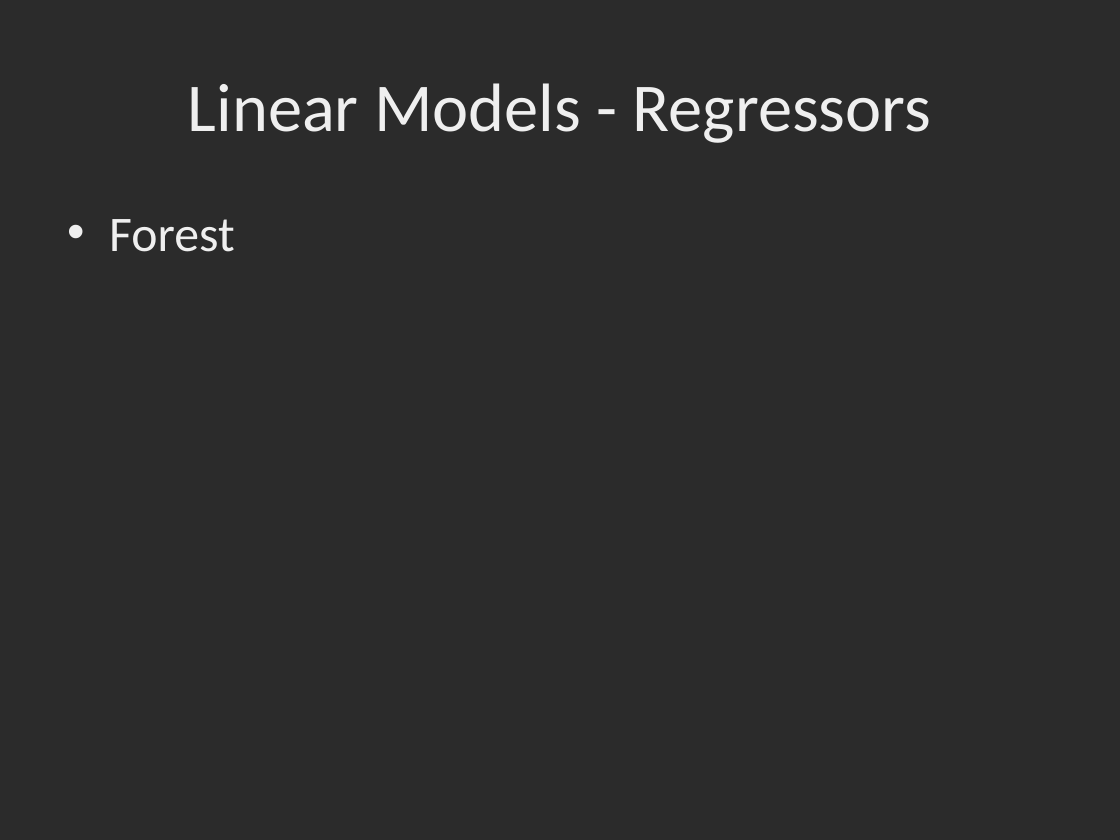
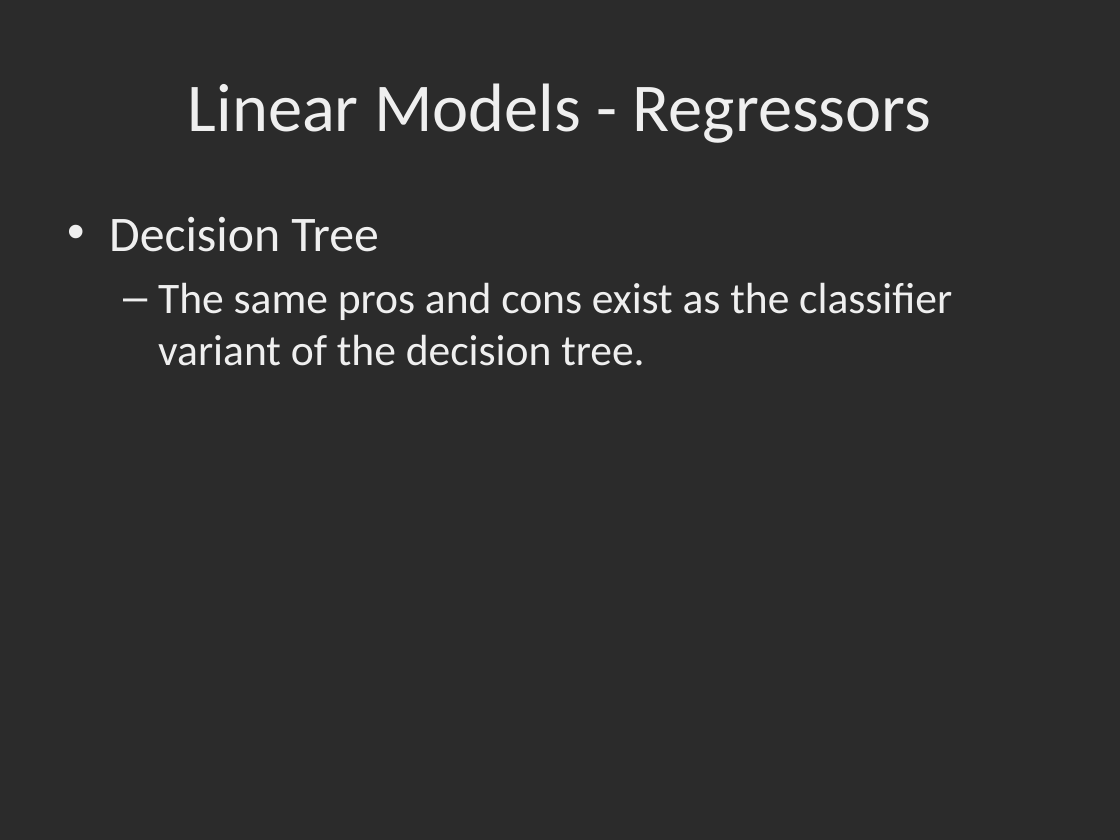
Before and after one commit to dbowmans46/PracticalProgramming, a slide deck: slide 87 of Session 7 - Python/Instructional Material/Session 7 - Python Brief Intro to Machine Learning with Scikit Learn.pptx (slide 82 before the commit). Drawn at 1120x840 pixels with LibreOffice and Linux fonts; fonts in the diff are those of the drawing; background and template pictures are left out; a plain dark background stands for a picture behind light text. Boxes give left, top, right and bottom in pixels: in the first picture for what was removed or moved away, otherwise in the second. Text is boxed around its words. In the diff, an @@ line names an element or a change of style, - is before the commit and + after.

Commit message:
Decision tree slides, ensemble slide skeleton.

```diff
--- a/Session 7 - Python/Instructional Material/Session 7 - Python Brief Intro to Machine Learning with Scikit Learn.pptx
+++ b/Session 7 - Python/Instructional Material/Session 7 - Python Brief Intro to Machine Learning with Scikit Learn.pptx
@@ text at (109,217,952,366): text changed; size 32 to 28 pt @@
-• Forest
+• Decision Tree
+  – The same pros and cons exist as the classifier variant of the decision tree.
```
Also in this commit, not shown: 5 other slides changed, 13 slides added, 4 slides removed.
